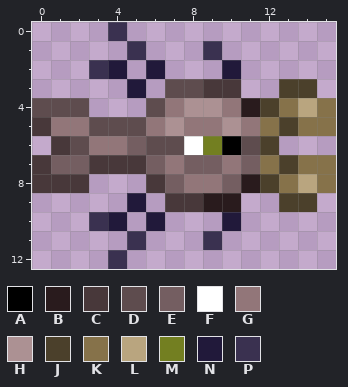
File history of a pixel-art sprite, Resources/Textures/Projectiles/Friendly/Summon/Planetoma_Eater.png. The picture above was drawn from the file before the commit.
The file is 32x26 pixels, drawn in blocks of 2x2; one block is one cell here. Colours within 5 levels of each other are drawn and written as one.
Palette (. is transparent): A #000000  B #291b1d  C #48383a  D #5e4c4e  E #745e61  F #ffffff  G #927679  H #ac9193  J #4b402b  K #86724a  L #b9a57f  M #737f21  N #21193a  P #3a3150
Pixels before, first column x 0:
 0 ....P...........
 1 .....P...P......
 2 ...PN.N...N.....
 3 .....N.DDCC..JJ.
 4 DDD...DGHHGBJKLK
 5 CGGDDDGHGGHGKJKK
 6 .CDGGEDDFMADJ...
 7 CEECCCEGEEGEKJKK
 8 CCC...CEGGEBJKLK
 9 .....N.CCBB..JJ.
10 ...PN.N...N.....
11 .....P...P......
12 ....P...........
Once edited:
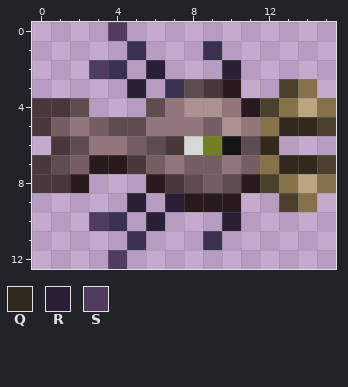
Colours new in this view: Q #31291b  R #2a1f34  S #4f3c5e
From old to new:
{"colour":"A","old":"#000000","new":"#141414"}
{"colour":"F","old":"#ffffff","new":"#d7d7d7"}
{"y":0,"x":4,"old":"P","new":"S"}
{"y":2,"x":3,"old":"PN","new":"SP"}
{"y":2,"x":6,"old":"N","new":"R"}
{"y":2,"x":10,"old":"N","new":"R"}
{"y":3,"x":5,"old":"N","new":"R"}
{"y":3,"x":7,"old":"D","new":"P"}
{"y":3,"x":10,"old":"C","new":"B"}
{"y":3,"x":14,"old":"J","new":"K"}
{"y":4,"x":0,"old":"DD","new":"CC"}
{"y":5,"x":1,"old":"G","new":"E"}
{"y":5,"x":3,"old":"D","new":"E"}
{"y":5,"x":7,"old":"H","new":"G"}
{"y":5,"x":9,"old":"G","new":"E"}
{"y":5,"x":13,"old":"JKK","new":"QQJ"}
{"y":6,"x":7,"old":"D","new":"C"}
{"y":6,"x":12,"old":"J","new":"Q"}
{"y":7,"x":1,"old":"E","new":"D"}
{"y":7,"x":3,"old":"CC","new":"BB"}
{"y":7,"x":13,"old":"JKK","new":"QQJ"}
{"y":8,"x":2,"old":"C","new":"B"}
{"y":8,"x":6,"old":"CEGGE","new":"BCDED"}
{"y":9,"x":5,"old":"N","new":"R"}
{"y":9,"x":7,"old":"CC","new":"RB"}
{"y":9,"x":14,"old":"J","new":"K"}
{"y":10,"x":3,"old":"PN","new":"SP"}
{"y":10,"x":6,"old":"N","new":"R"}
{"y":10,"x":10,"old":"N","new":"R"}
{"y":12,"x":4,"old":"P","new":"S"}
{"label":"changed","picture_box":[32,22,336,269]}
